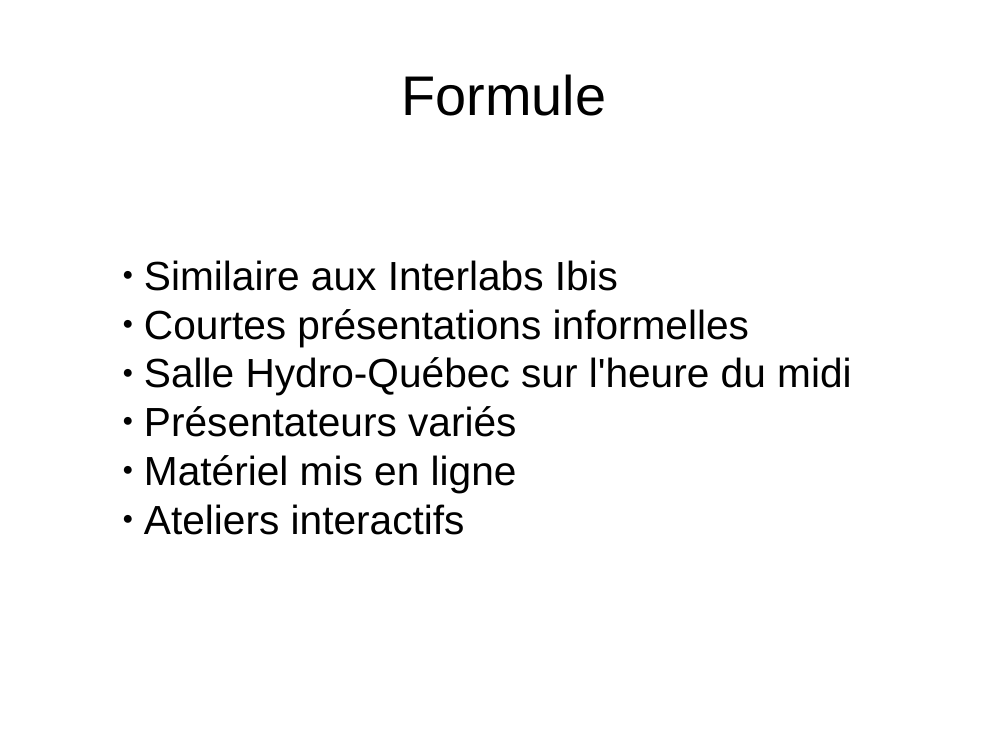
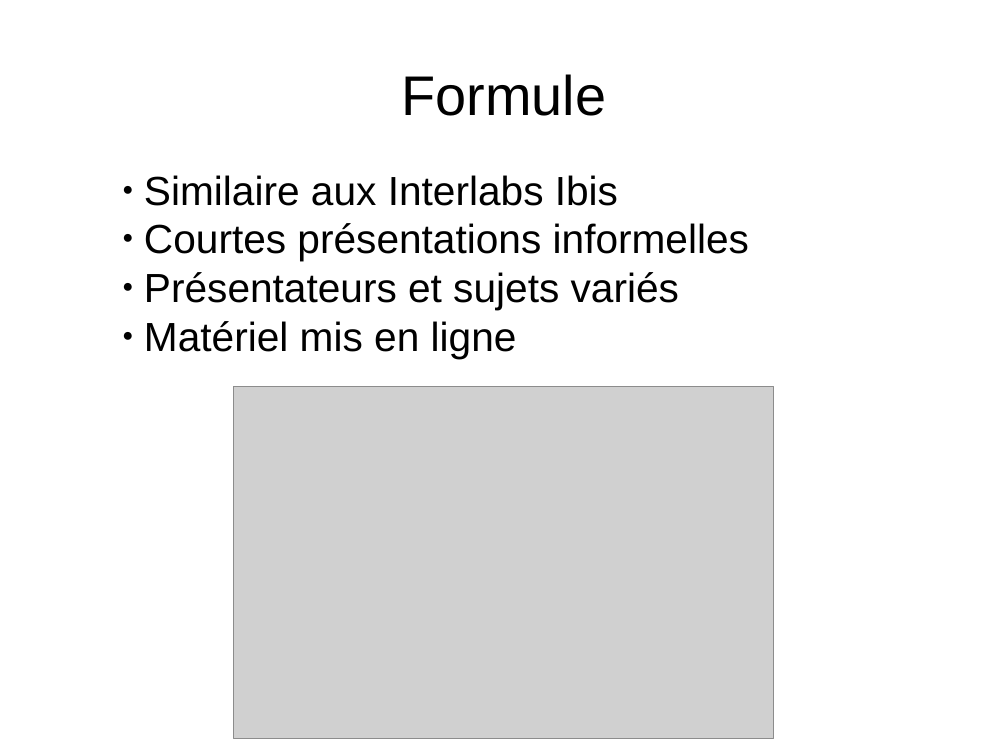
Before and after one commit to enormandeau/club_bioinfo_ibis, a slide deck: slide 4 of 01_presentations/01_presentation_club_interlab_ibis/presentation.odp. Drawn at 1008x756 pixels with LibreOffice and Linux fonts; fonts in the diff are those of the drawing; grey boxes stand for pictures. Boxes give left, top, right and bottom in pixels: in the first picture for what was removed or moved away, otherwise in the second. Text is boxed around its words. In the diff, an @@ line names an element or a change of style, - is before the commit and + after.

```diff
--- a/01_presentations/01_presentation_club_interlab_ibis/presentation.odp
+++ b/01_presentations/01_presentation_club_interlab_ibis/presentation.odp
@@ subtitle at (144, 272, 679, 310): text changed @@
-● Salle Hydro-Québec sur l'heure du midi
-● Présentateurs variés
+● Présentateurs et sujets variés
@@ picture added at (234, 386, 775, 738) @@
@@ subtitle at (144, 504, 465, 535): paragraph removed @@
-● Ateliers interactifs
```
Also in this commit, not shown: 2 other slides changed, 1 other file.
